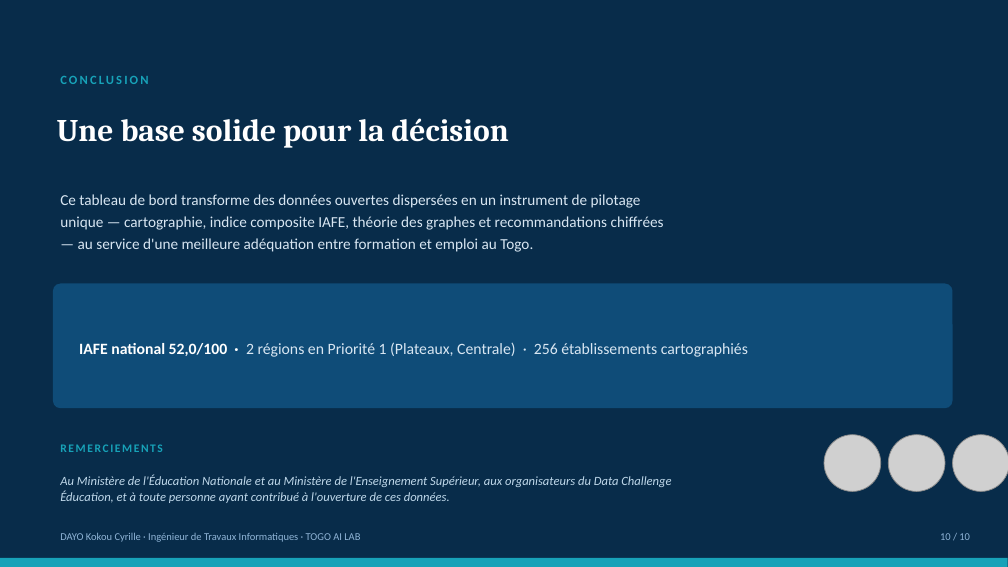
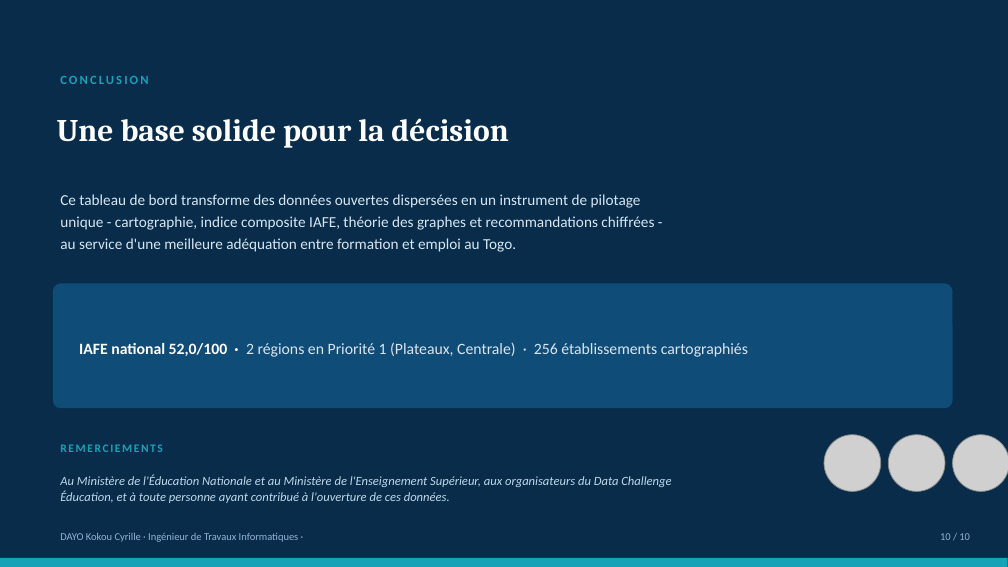
Before and after one commit to kokoucyrille/togo-education-challenge, a slide deck: slide 10 of Rapport_Formation_Emploi_Togo.pptx. Drawn at 1008x567 pixels with LibreOffice and Linux fonts; fonts in the diff are those of the drawing; grey boxes stand for pictures. Boxes give left, top, right and bottom in pixels: in the first picture for what was removed or moved away, otherwise in the second. Text is boxed around its words. In the diff, an @@ line names an element or a change of style, - is before the commit and + after.

Commit message:
MAN2

```diff
--- a/Rapport_Formation_Emploi_Togo.pptx
+++ b/Rapport_Formation_Emploi_Togo.pptx
@@ text at (60,194,654,252): text changed @@
-Ce tableau de bord transforme des données ouvertes dispersées en un instrument de pilotage unique — cartographie, indice composite IAFE, théorie des graphes et recommandations chiffrées — au service d'une meilleure adéquation entre formation et emploi au Togo.
+Ce tableau de bord transforme des données ouvertes dispersées en un instrument de pilotage unique - cartographie, indice composite IAFE, théorie des graphes et recommandations chiffrées - au service d'une meilleure adéquation entre formation et emploi au Togo.
@@ text at (60,533,299,542): text changed @@
-DAYO Kokou Cyrille · Ingénieur de Travaux Informatiques · TOGO AI LAB
+DAYO Kokou Cyrille · Ingénieur de Travaux Informatiques ·
```
Also in this commit, not shown: 4 other slides changed.
